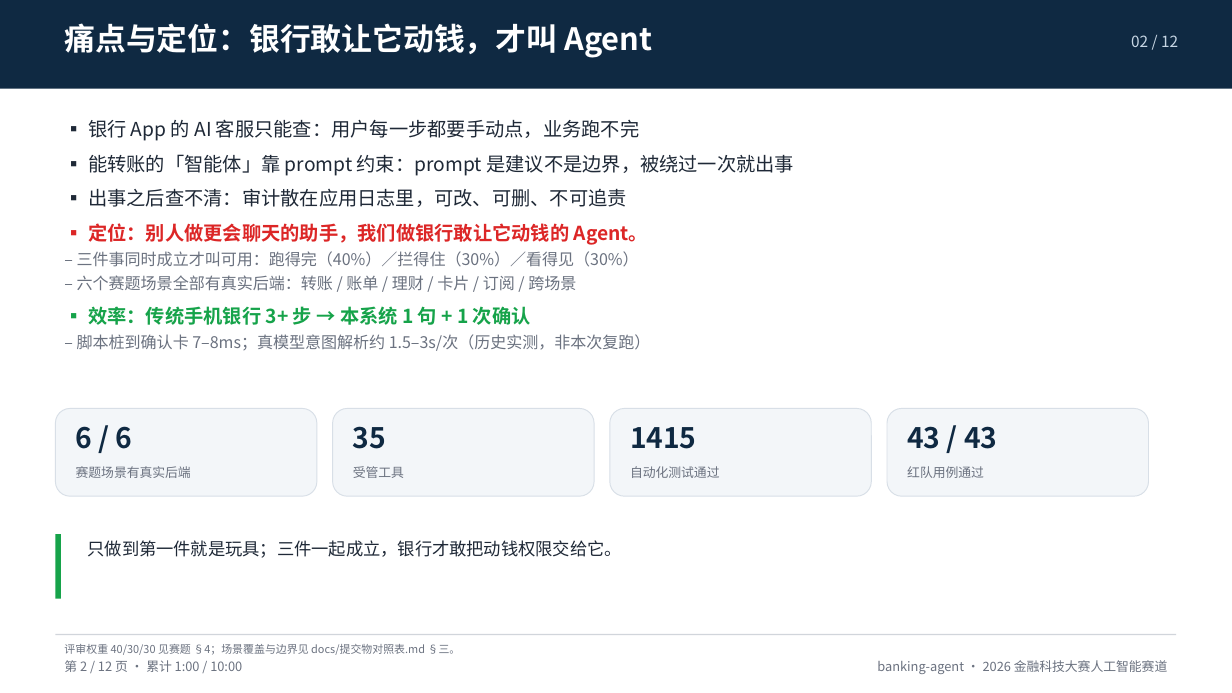
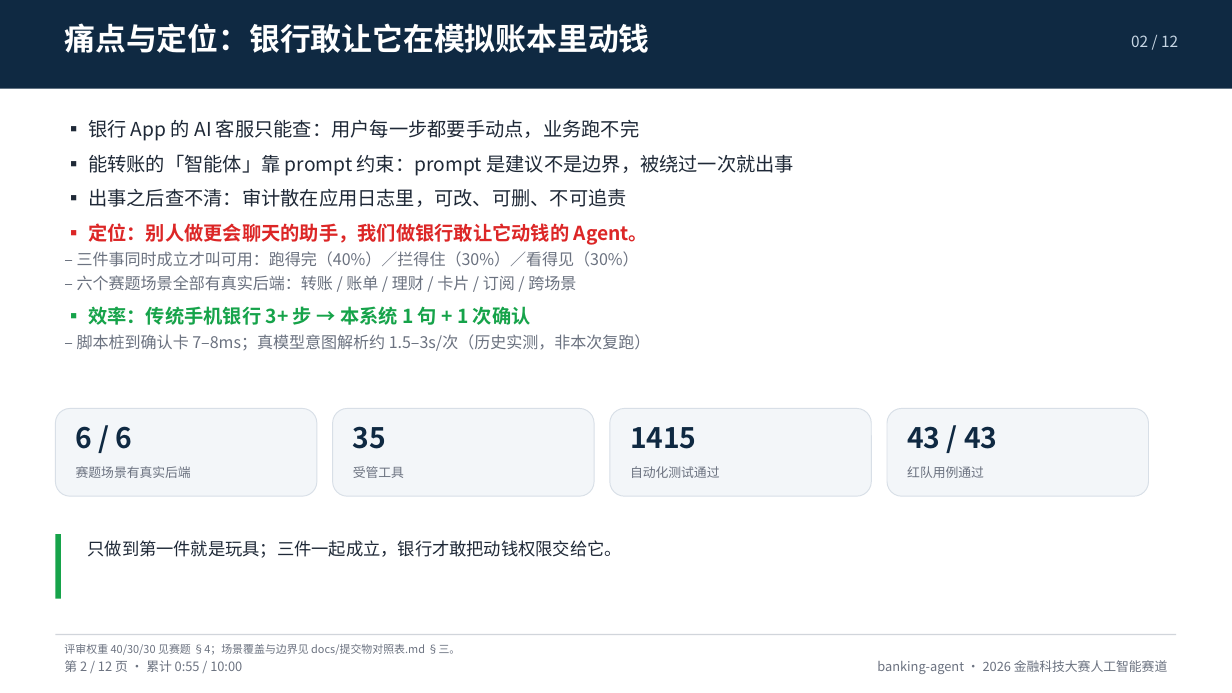
Before and after one commit to peng6yu/banking-agent, a slide deck: slide 2 of docs/交付/答辩PPT.pptx. Drawn at 1232x693 pixels with LibreOffice and Linux fonts; fonts in the diff are those of the drawing. Boxes give left, top, right and bottom in pixels: in the first picture for what was removed or moved away, otherwise in the second. Text is boxed around its words. In the diff, an @@ line names an element or a change of style, - is before the commit and + after.

```diff
--- a/docs/交付/答辩PPT.pptx
+++ b/docs/交付/答辩PPT.pptx
@@ text at [64,23,649,53]: text changed @@
-痛点与定位：银行敢让它动钱，才叫 Agent
+痛点与定位：银行敢让它在模拟账本里动钱
@@ text at [64,660,242,672]: text changed @@
-第 2 / 12 页 · 累计 1:00 / 10:00
+第 2 / 12 页 · 累计 0:55 / 10:00
```
Also in this commit, not shown: 11 other slides changed, 8 other files.
